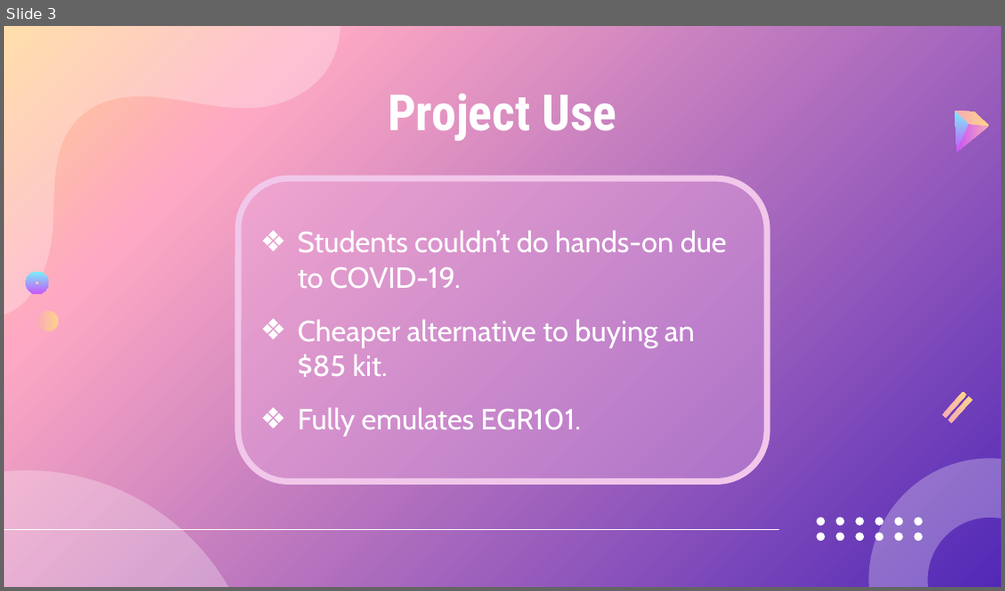
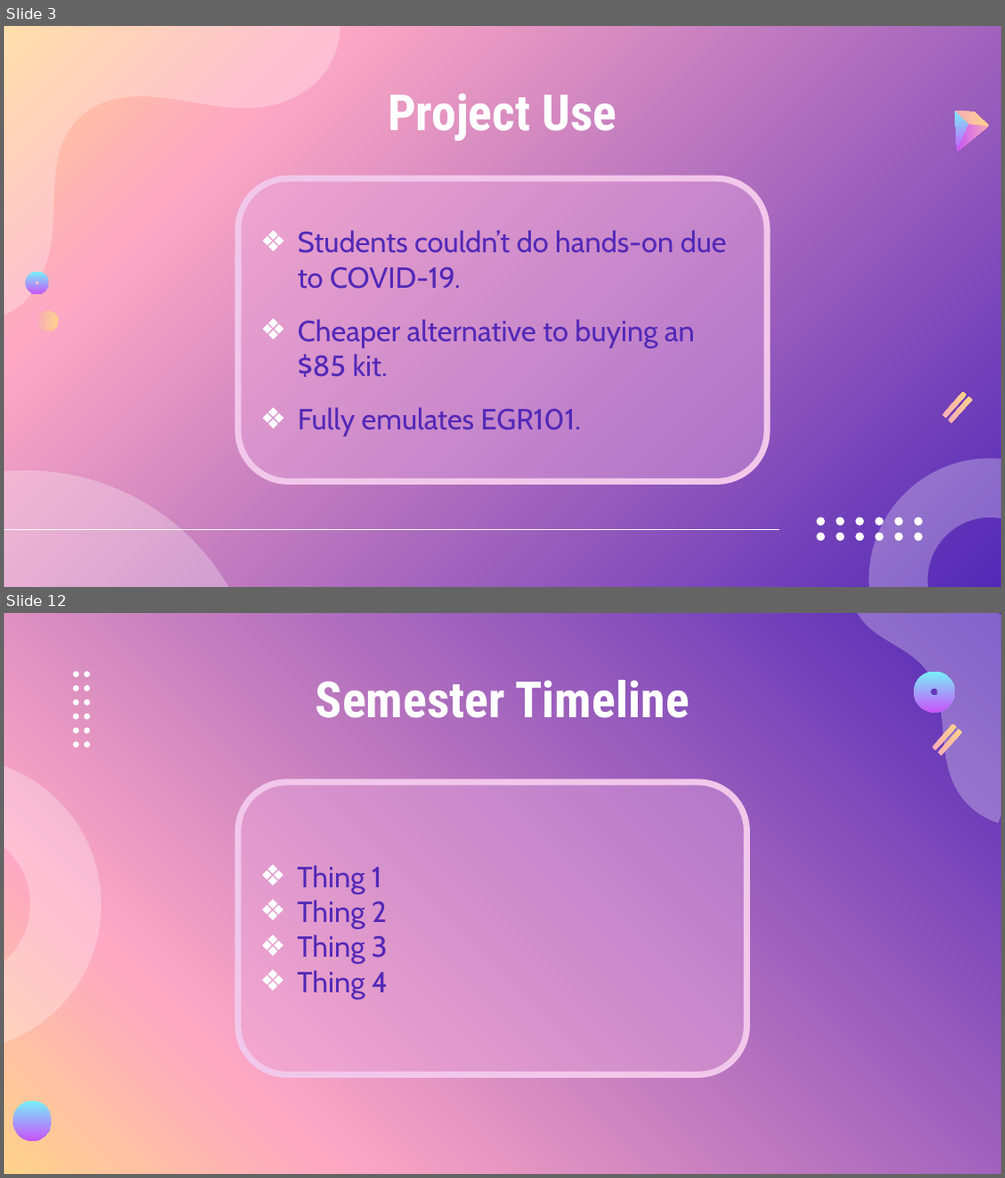
Before and after one commit to DanielKhali1/EGR101-Sim, a slide deck: Documentation/sprint5demo.pptx. Shown one above the other, each under a label of ours: slide 3 before the commit, slides 3 and 12 after it; the slides between them are not shown. The pictures are 1005x591 and 1005x1178 pixels, drawn with LibreOffice and Linux fonts; fonts in the diff are those of the drawing. Boxes give left, top, right and bottom in pixels: in the first picture for what was removed or moved away, otherwise in the second. Text is boxed around its words. In the diff, an @@ line names an element or a change of style, - is before the commit and + after.

```diff
--- a/Documentation/sprint5demo.pptx
+++ b/Documentation/sprint5demo.pptx
@@ slide 12 added at (4,613,1001,1174), background gradient #5229B7 to #FEA8C3 to #FFD38B @@
@@ freeform shape added at (783,613,1001,824), fill #FFFFFF at 28% opacity @@
@@ title added at (316,680,688,718), 48 pt, text #FFFFFF, bold @@
+Semester Timeline
@@ freeform shape added at (914,672,955,713), fill gradient #78F0F9 to #C954FA @@
@@ group added at (73,672,91,747): 12 freeform shapes @@
@@ freeform shape added at (932,723,956,750), fill gradient #F7ABB7 to #FFD38B @@
@@ freeform shape added at (938,729,962,755), fill gradient #F7ABB7 to #FFD38B @@
@@ freeform shape added at (4,757,101,1051), fill #FFFFFF at 28% opacity @@
@@ rounded rectangle added at (238,782,746,1074), fill #E9ABE0 at 40% opacity, outline #F1C7EA 6 pt, 28 pt, text #5229B7 @@
+❖ Thing 1
+❖ Thing 2
+❖ Thing 3
+❖ Thing 4
@@ freeform shape added at (13,1101,51,1141), fill gradient #78F0F9 to #C954FA @@
@@ slide 3 changed as well @@
@@ rounded rectangle "Students couldn’t do hands-on due ..." at (238,178,767,482): text colour #FFFFFF to #5229B7 @@
```
Also in this commit, not shown: 2 other slides changed, 8 other slides added, 1 slide removed.
